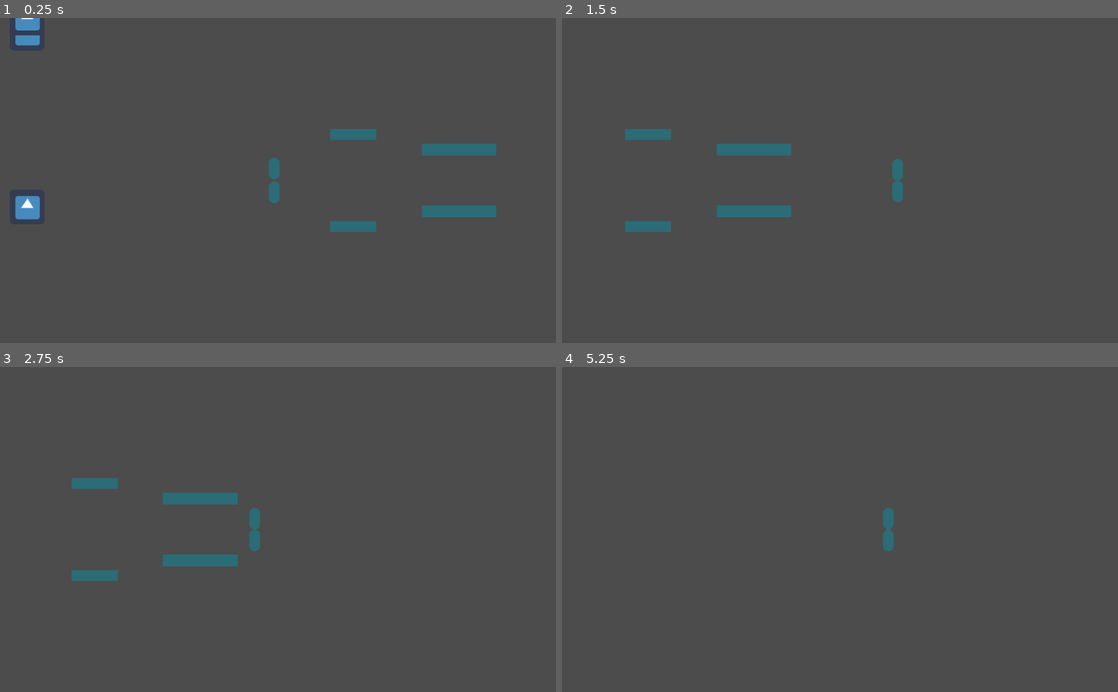
Above: before the commit, frames 1-4 (two rows, left to right).
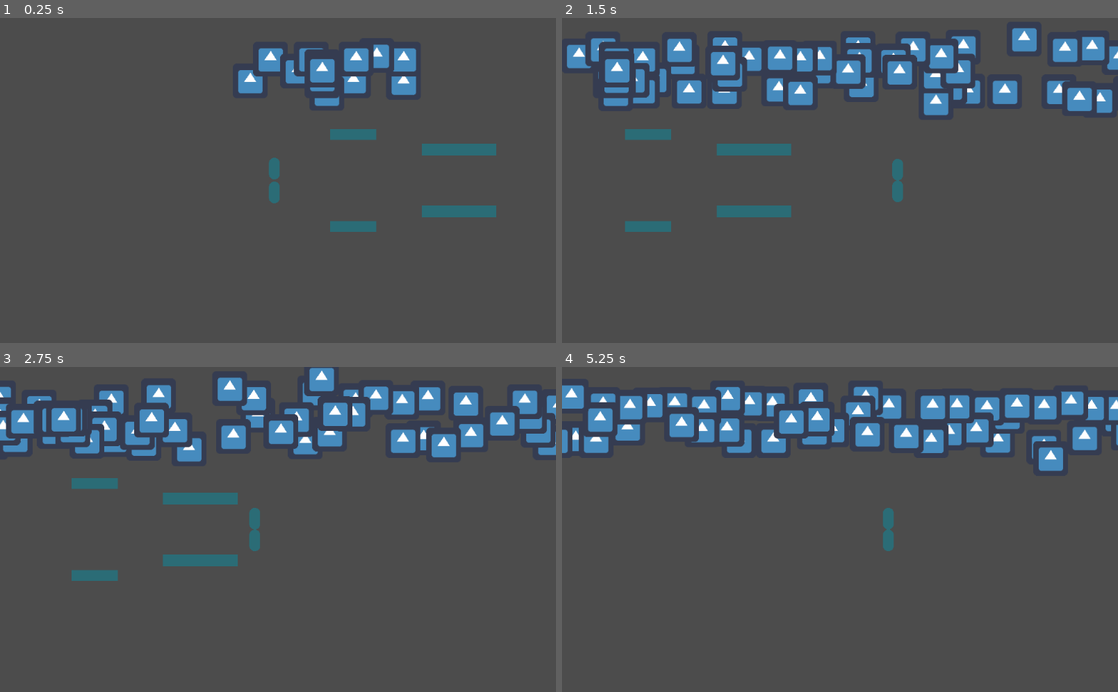
Above: after the commit, the same moments.

Repository: Notebooked/Reflection-prototype
Game: Godot game, scene res://Main.tscn
The game is run twice, just before and just after one commit, with the same random seed, the same clock (stepped at 60 frames per second) and the same inputs. The engine's default icon, where the game draws it, is replaced by a stand-in: a white triangle on a blue panel in a dark square.
Inputs:
- Up to frame 1 (0.25 s): no input
- Up to frame 2 (1.5 s): hold D (right) from 0.53 s (still down); tap Shift (dash) at 0.6, 1.35 s; tap Space (jump) at 0.77 s
- Up to frame 3 (2.75 s): tap Space (jump) at 1.52 s; release D (right) at 2.03 s; hold A (left) from 2.03 s (still down); tap Shift (dash) at 2.1 s
- Up to frame 4 (5.25 s): release A (left) at 2.78 s; hold D (right) 2.78-4.28 s; tap Shift (dash) every 0.75 s from 2.85 to 5.1 s; tap Space (jump) at 3.02, 3.77, 4.52 s; hold A (left) 4.28-5.03 s; hold D (right) from 5.03 s (still down)

The runs differ from the first frame. In frame 1, 3.3% of the frame differs, in the area x 2-75%, y 0-62%; in frame 2, 9.5%; in frame 3, 9.5%; in frame 4, 10%, in the area x 0-100%, y 5-33%.

Commit message:
fix bullet spawn!

Diff:
--- a/Bullet.gd
+++ b/Bullet.gd
@@ -1,7 +1,19 @@
 extends KinematicBody2D
 
-var velocity = Vector2(0, 1)
-var speed = 300
+var speed = 750
+var velocity = Vector2()
+
+func start(pos, dir):
+	rotation = dir
+	position = pos
+	velocity = Vector2(speed, 0).rotated(rotation)
 
 func _physics_process(delta):
-	var collision_info = move_and_collide(velocity.normalized() * speed)
+	var collision = move_and_collide(velocity * delta)
+	if collision:
+		velocity = velocity.bounce(collision.normal)
+		if collision.collider.has_method("hit"):
+			collision.collider.hit()
+
+func _on_VisibilityNotifier2D_screen_exited():
+	queue_free()
--- a/Bullet.tscn
+++ b/Bullet.tscn
@@ -13,3 +13,5 @@
 
 [node name="Sprite" type="Sprite" parent="."]
 texture = ExtResource( 2 )
+
+[node name="VisibilityNotifier2D" type="VisibilityNotifier2D" parent="."]
--- a/BulletSpawner.gd
+++ b/BulletSpawner.gd
@@ -1,12 +1,14 @@
 extends StaticBody2D
 
-const bulletScene = preload("res://Bullet.tscn")
+const Bullet = preload("res://Bullet.tscn")
+var speed = 200
+var velocity = Vector2()
 
 # Called every frame. 'delta' is the elapsed time since the previous frame.
 func _process(delta):
 	shoot()
 
 func shoot():
-	var bullet = bulletScene.instance()
-
-	get_parent().add_child(bullet)
+	var b = Bullet.instance()
+	b.start($Muzzle.global_position, rotation)
+	get_parent().add_child(b)
--- a/BulletSpawner.tscn
+++ b/BulletSpawner.tscn
@@ -11,5 +11,5 @@
 [node name="CollisionShape2D" type="CollisionShape2D" parent="."]
 shape = SubResource( 1 )
 
-[node name="Position2D" type="Position2D" parent="CollisionShape2D"]
+[node name="Muzzle" type="Position2D" parent="."]
 position = Vector2( 0, 4 )
--- a/Main.tscn
+++ b/Main.tscn
@@ -22,4 +22,4 @@
 scale = Vector2( 6.86862, 1.11793 )
 
 [node name="BulletSpawner" parent="." instance=ExtResource( 6 )]
-position = Vector2( 141, 125 )
+position = Vector2( 543, 92 )
